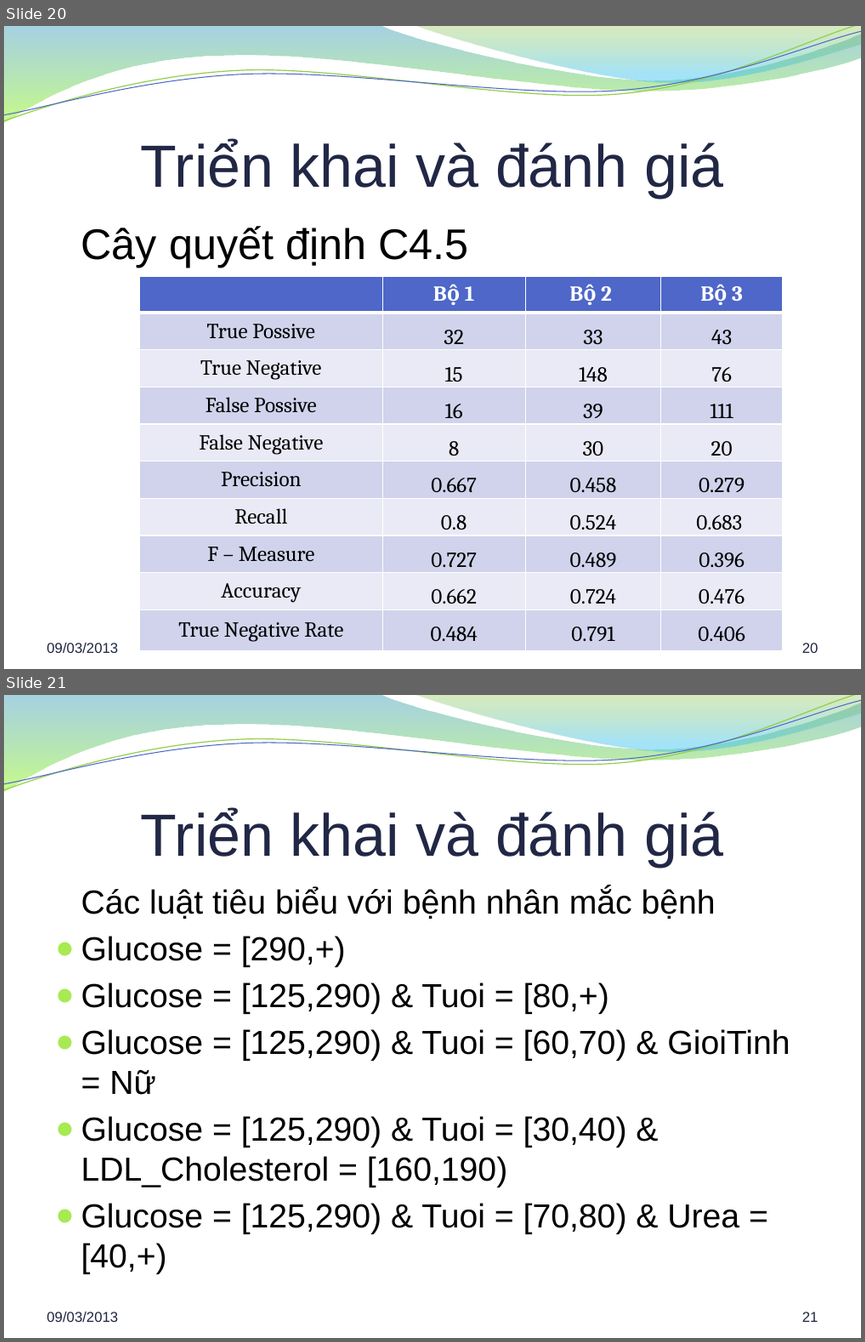
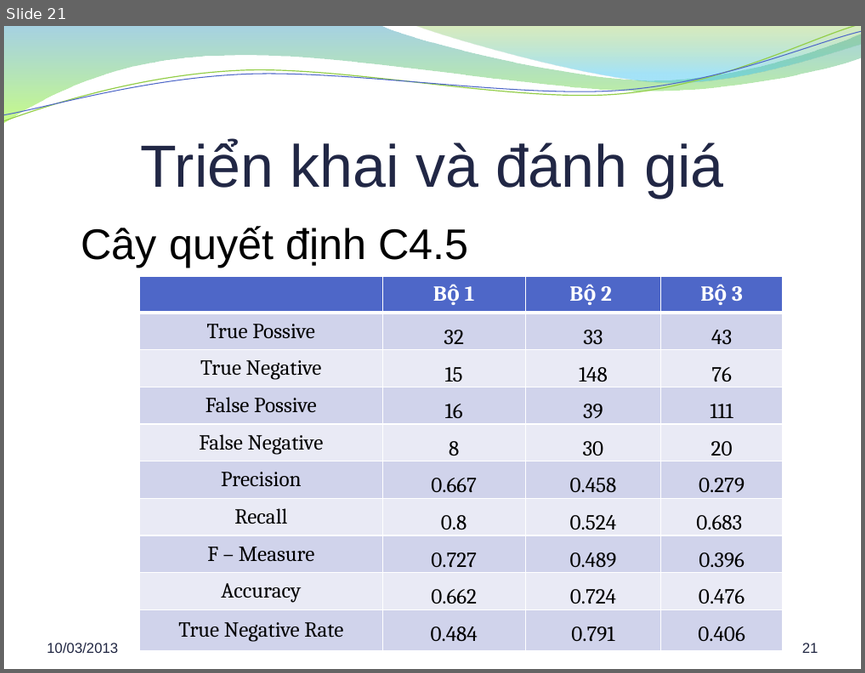
Before and after one commit to hung94it/benhvien, a slide deck: Diabetes/Documents/Report/Bao cao khoa luan.pptx. Shown one above the other, each under a label of ours: slides 20 and 21 before the commit, slide 21 after it. The pictures are 865x1342 and 865x673 pixels, drawn with LibreOffice and Linux fonts; fonts in the diff are those of the drawing; background and template pictures are left out. Boxes give left, top, right and bottom in pixels: in the first picture for what was removed or moved away, otherwise in the second. Text is boxed around its words. In the diff, an @@ line names an element or a change of style, - is before the commit and + after.

```diff
--- a/Diabetes/Documents/Report/Bao cao khoa luan.pptx
+++ b/Diabetes/Documents/Report/Bao cao khoa luan.pptx
@@ slide 21 removed at bbox=[4, 695, 861, 1338], background picture (left out); not listed: 4 template elements that a slide beside it also shows @@
@@ title removed at bbox=[141, 808, 723, 867] @@
-Triển khai và đánh giá
@@ text removed at bbox=[81, 887, 789, 1274] @@
-Các luật tiêu biểu với bệnh nhân mắc bệnh
-● Glucose = [290,+)
-● Glucose = [125,290) & Tuoi = [80,+)
-● Glucose = [125,290) & Tuoi = [60,70) & GioiTinh = Nữ
-● Glucose = [125,290) & Tuoi = [30,40) & LDL_Cholesterol = [160,190)
-● Glucose = [125,290) & Tuoi = [70,80) & Urea = [40,+)
@@ text removed at bbox=[46, 1311, 118, 1321] @@
-09/03/2013
@@ page number removed at bbox=[802, 1311, 818, 1321] @@
-21
@@ what was slide 20 is now slide 21 @@
@@ slide 21 changed as well @@
@@ text at bbox=[46, 642, 118, 652]: text changed @@
-09/03/2013
+10/03/2013
@@ page number at bbox=[802, 642, 818, 652]: text changed @@
-20
+21
```
Also in this commit, not shown: 24 other slides changed, 2 slides added, 1 other file.
